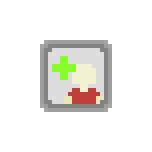
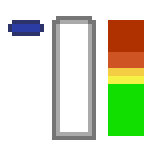
Layer changes from the first 152px x 152px image to the second:
added layer "bar" above "barinside" over [52,16,96,140]
added layer "barinside" above "add" over [8,20,144,136]
hid "add" over [52,56,104,104]
hid "addHuman" over [68,64,100,104]
hid "frame" over [40,40,112,112]
